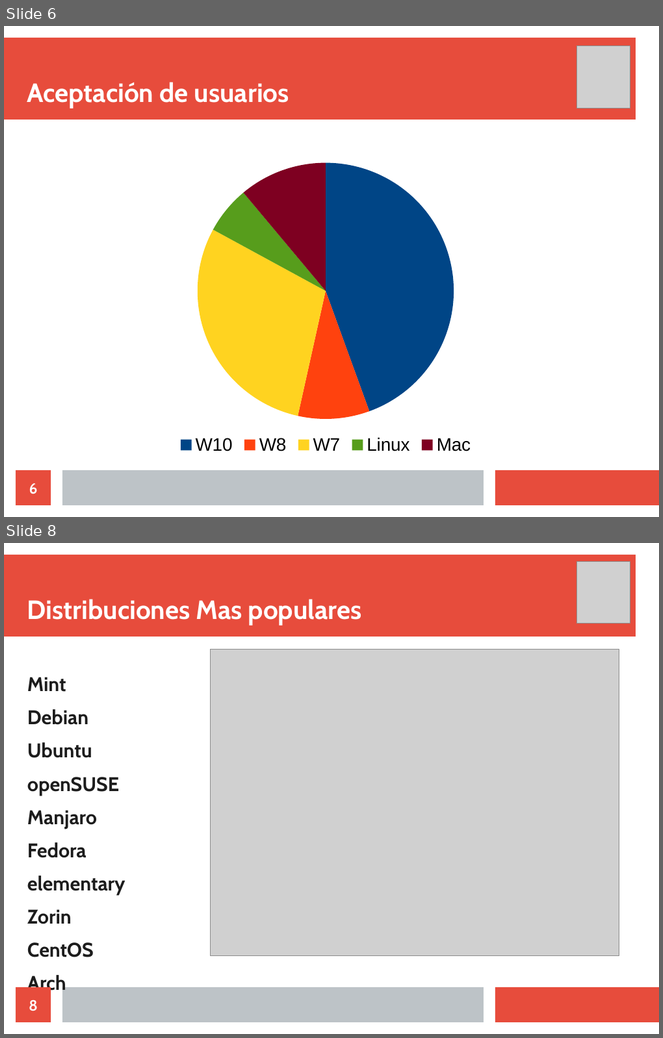
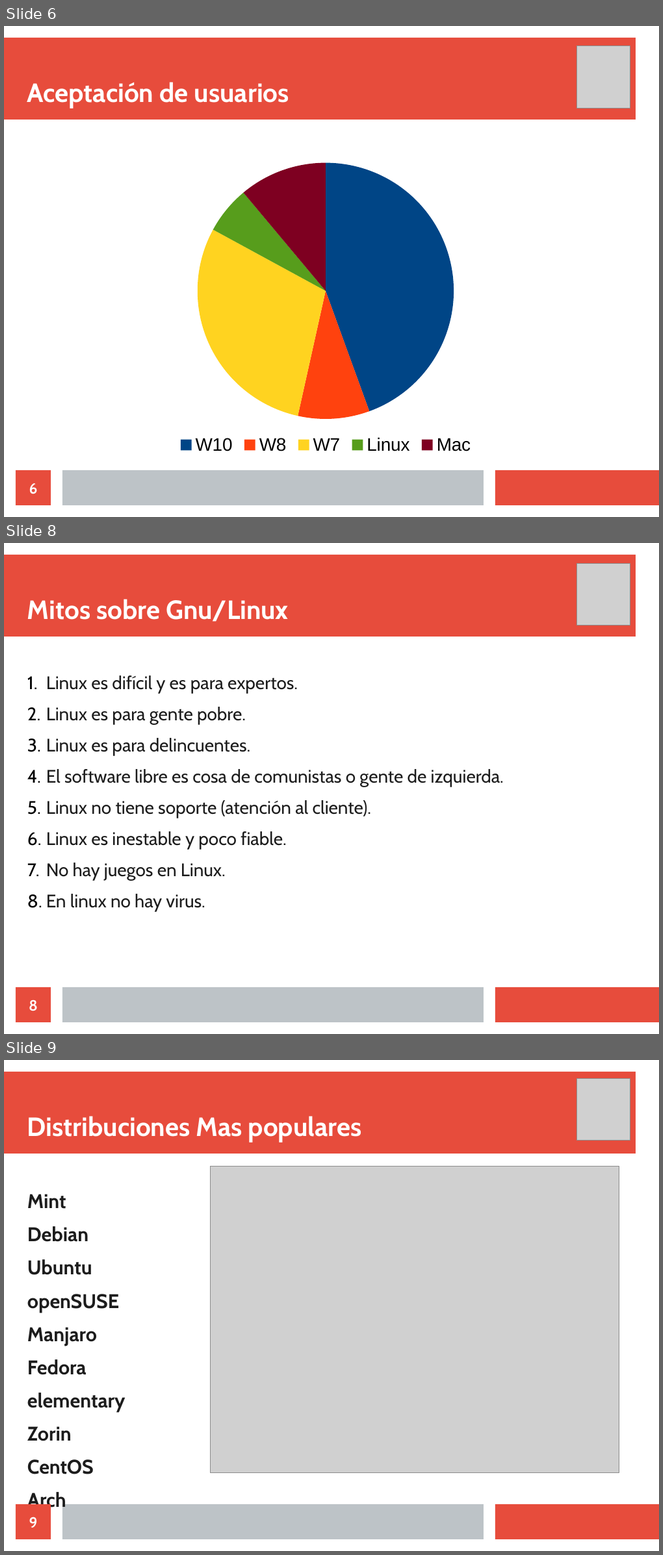
Before and after one commit to gacsnic/exposicion-software-libre, a slide deck: sotfwarelibre.odp. Shown one above the other, each under a label of ours: slides 6 and 8 before the commit, slides 6, 8 and 9 after it; the slides between them are not shown. The pictures are 663x1038 and 663x1555 pixels, drawn with LibreOffice and Linux fonts; fonts in the diff are those of the drawing; grey boxes stand for pictures. Boxes give left, top, right and bottom in pixels: in the first picture for what was removed or moved away, otherwise in the second. Text is boxed around its words. In the diff, an @@ line names an element or a change of style, - is before the commit and + after.

Commit message:
Se agrega el tema "mitos sobre Gnu/linux" Se agregan algunas viñetas en algunas deapositivas

```diff
--- a/sotfwarelibre.odp
+++ b/sotfwarelibre.odp
@@ slide 8 added at <box>4,543,659,1034</box>, background #FFFFFF; not listed: 3 template elements that a slide beside it also shows @@
@@ picture added at <box>577,563,630,625</box> @@
@@ title added at <box>27,599,289,622</box>, 32 pt, text #FFFFFF, bold @@
+Mitos sobre Gnu/Linux
@@ text added at <box>46,676,504,912</box>, 22 pt, text #1C1C1C @@
+  1. Linux es difícil y es para expertos.
+  2. Linux es para gente pobre.
+  3. Linux es para delincuentes.
+  4. El software libre es cosa de comunistas o gente de izquierda.
+  5. Linux no tiene soporte (atención al cliente).
+  6. Linux es inestable y poco fiable.
+  7. No hay juegos en Linux.
+  8. En linux no hay virus.
@@ page number added at <box>16,988,51,1023</box>, fill #E74C3C, 18 pt, text #FFFFFF, bold @@
+8
@@ what was slide 8 is now slide 9 @@
@@ page number at <box>29,1517,38,1528</box>: text changed @@
-8
+9
```
Also in this commit, not shown: 2 slides changed, 1 other slide added, 1 slide removed, 1 other file.
